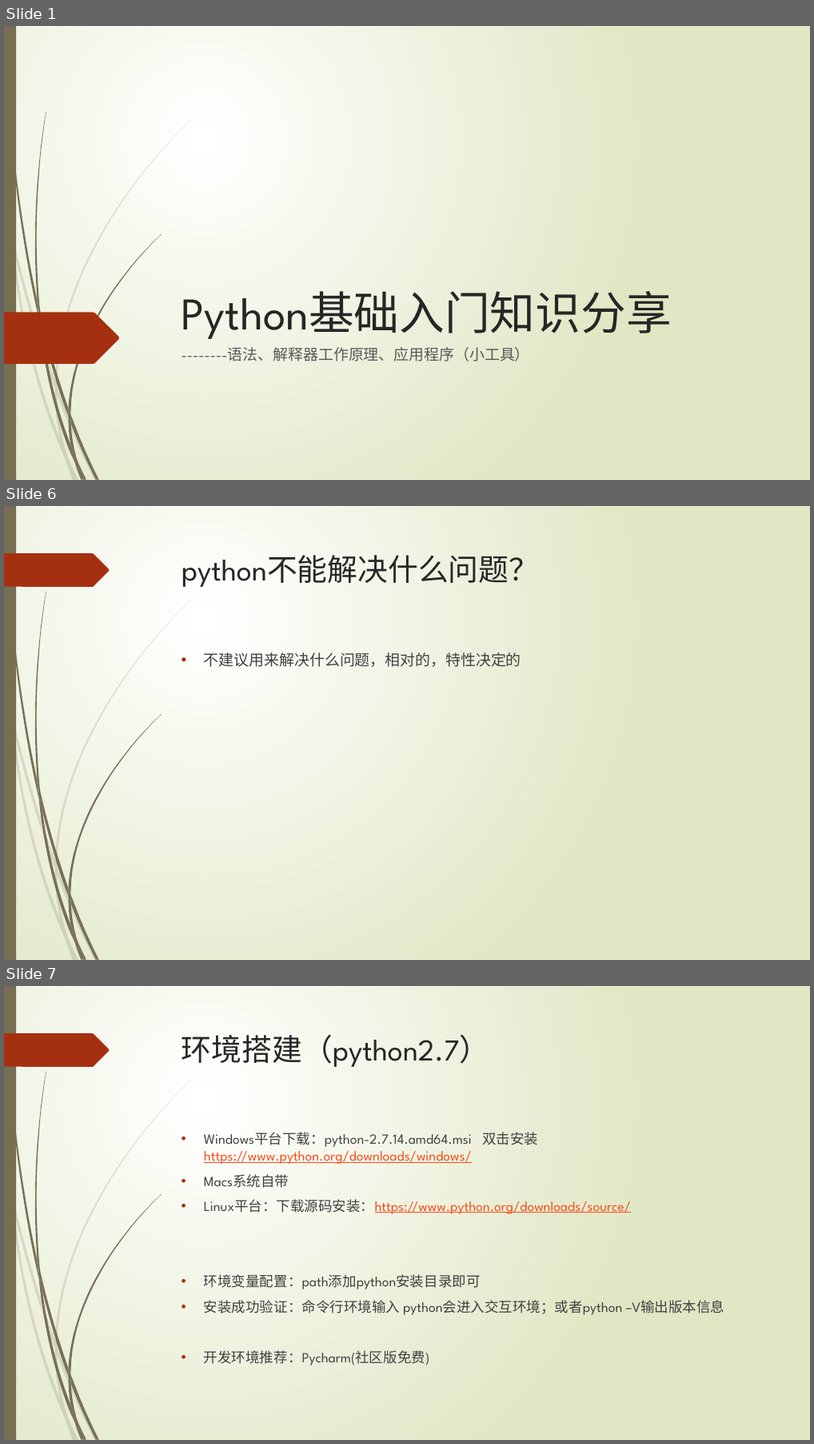
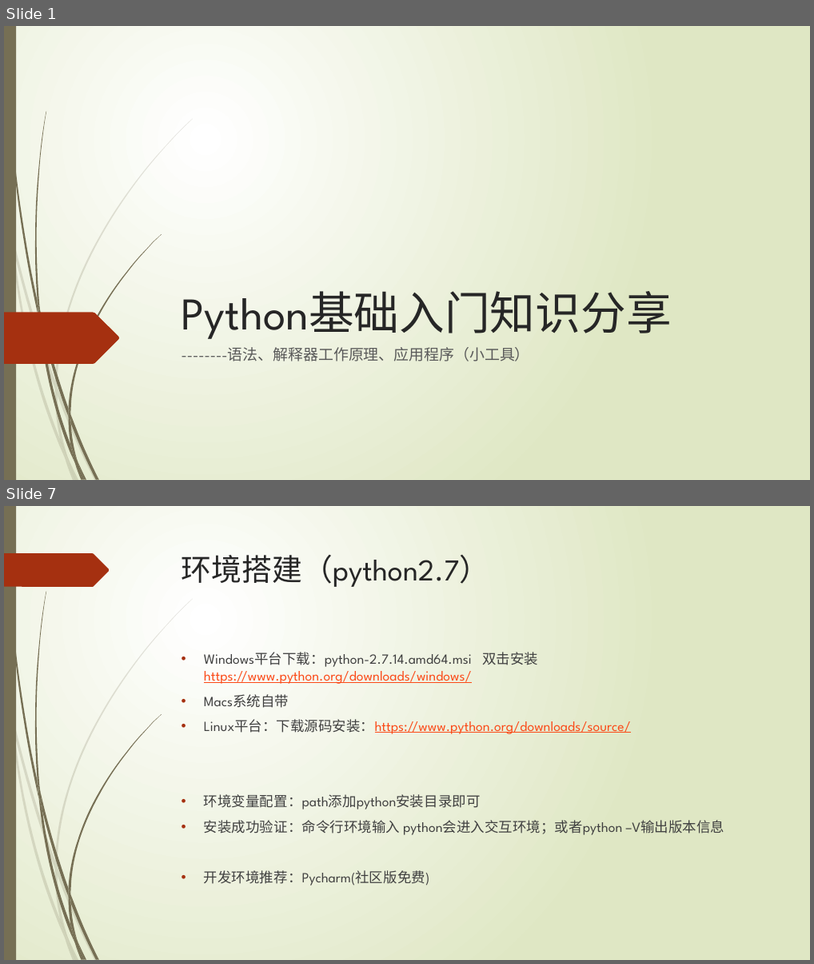
Before and after one commit to lspgithublxh/document, a slide deck: 编程语言/python/Python基础入门知识分享.pptx. Shown one above the other, each under a label of ours: slides 1, 6 and 7 before the commit, slides 1 and 7 after it; the slides between them are not shown. The pictures are 814x1444 and 814x964 pixels, drawn with LibreOffice and Linux fonts; fonts in the diff are those of the drawing. Boxes give left, top, right and bottom in pixels: in the first picture for what was removed or moved away, otherwise in the second. Text is boxed around its words. In the diff, an @@ line names an element or a change of style, - is before the commit and + after.

```diff
--- a/编程语言/python/Python基础入门知识分享.pptx
+++ b/编程语言/python/Python基础入门知识分享.pptx
@@ slide 6 removed at bbox=[4, 506, 810, 960], background gradient #FFFFFF to #DFE8C4; not listed: 24 template elements that a slide beside it also shows @@
@@ title removed at bbox=[182, 555, 539, 587] @@
-python不能解决什么问题？
@@ text removed at bbox=[204, 652, 522, 667] @@
-• 不建议用来解决什么问题，相对的，特性决定的
```
Also in this commit, not shown: 4 slides changed, 2 slides added, 1 other file.
